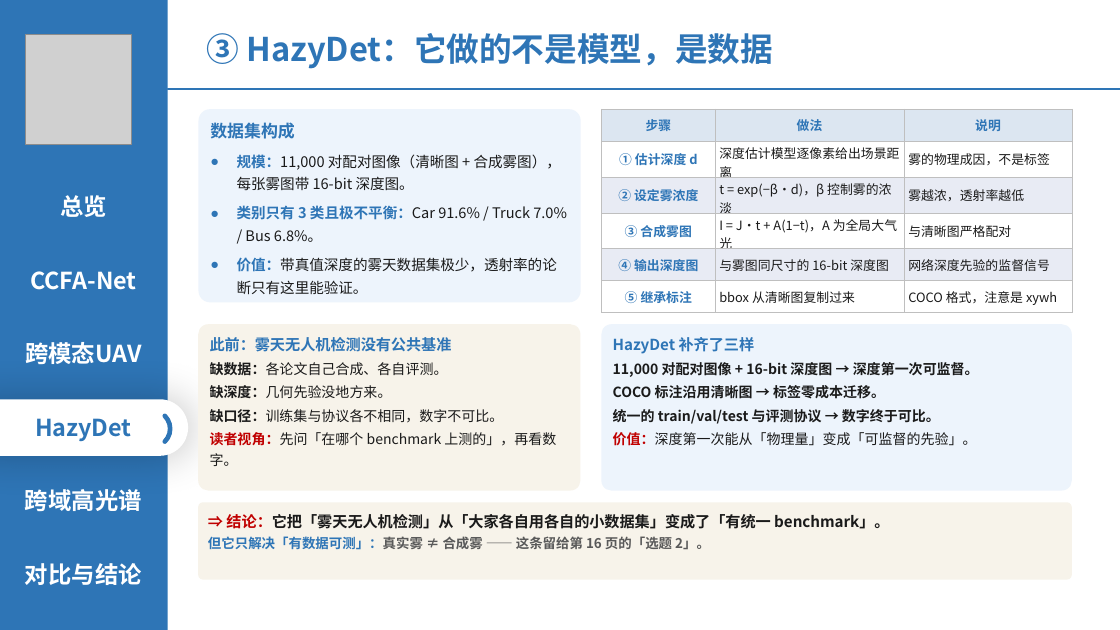
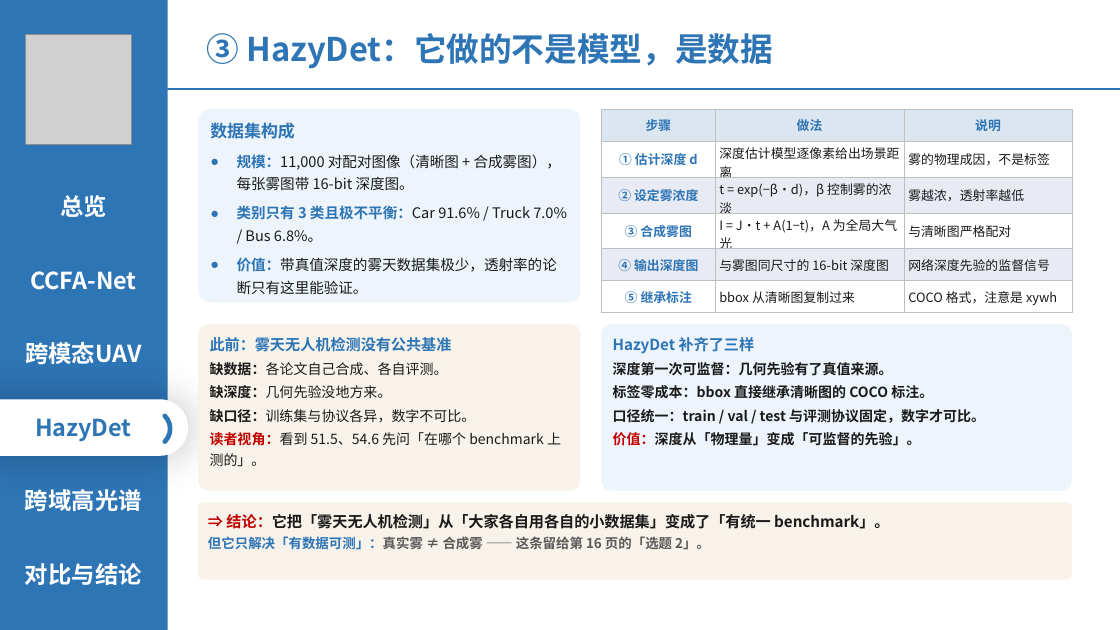
Before and after one commit to 139876/paper-notes, a slide deck: slide 11 of 论文精读/3-HazyDet精读/附件/四篇论文-组会汇报.pptx. Drawn at 1120x630 pixels with LibreOffice and Linux fonts; fonts in the diff are those of the drawing; grey boxes stand for pictures. Boxes give left, top, right and bottom in pixels: in the first picture for what was removed or moved away, otherwise in the second. Text is boxed around its words. In the diff, an @@ line names an element or a change of style, - is before the commit and + after.

```diff
--- a/论文精读/3-HazyDet精读/附件/四篇论文-组会汇报.pptx
+++ b/论文精读/3-HazyDet精读/附件/四篇论文-组会汇报.pptx
@@ text in rounded rectangle at [613, 362, 985, 446]: text changed @@
-11,000 对配对图像 + 16-bit 深度图 → 深度第一次可监督。
-COCO 标注沿用清晰图 → 标签零成本迁移。
-统一的 train/val/test 与评测协议 → 数字终于可比。
-价值：深度第一次能从「物理量」变成「可监督的先验」。
+深度第一次可监督：几何先验有了真值来源。
+标签零成本：bbox 直接继承清晰图的 COCO 标注。
+口径统一：train / val / test 与评测协议固定，数字才可比。
+价值：深度从「物理量」变成「可监督的先验」。
@@ text in rounded rectangle at [210, 409, 561, 467]: text changed @@
-缺口径：训练集与协议各不相同，数字不可比。
-读者视角：先问「在哪个 benchmark 上测的」，再看数字。
+缺口径：训练集与协议各异，数字不可比。
+读者视角：看到 51.5、54.6 先问「在哪个 benchmark 上测的」。
```
Also in this commit, not shown: 11 other slides changed.
